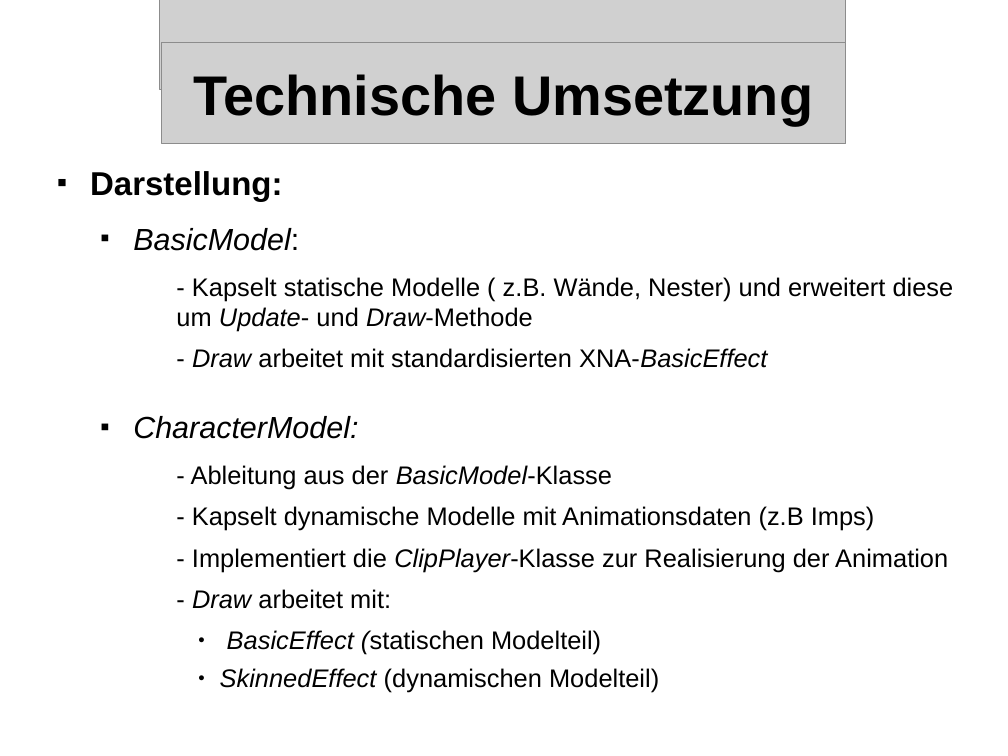
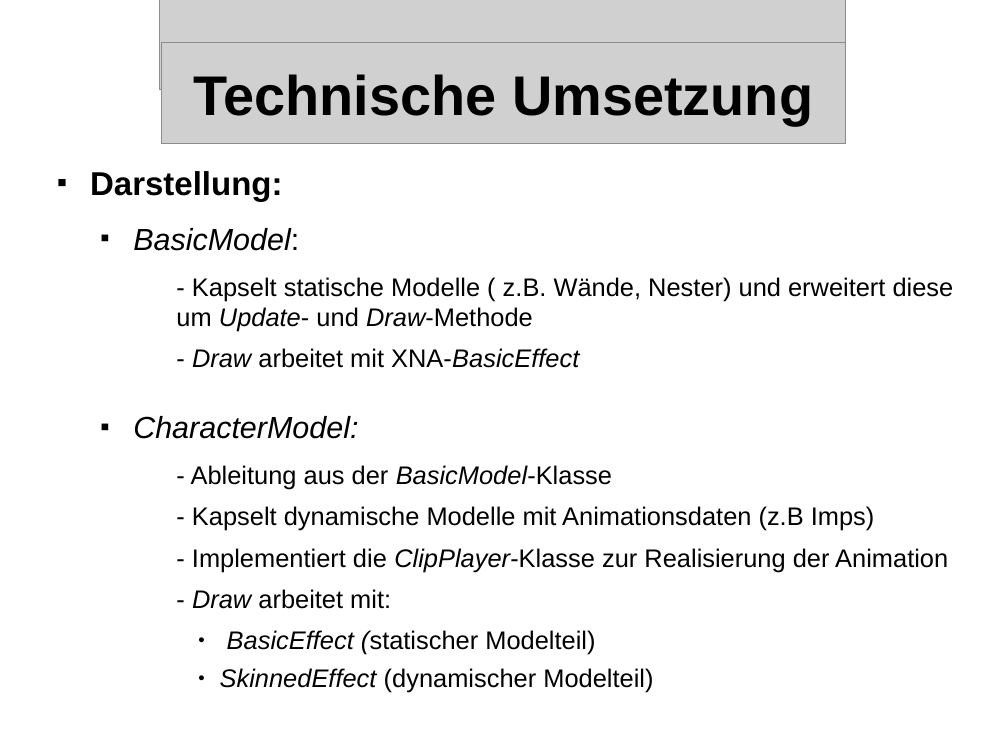
Before and after one commit to streber91/3D-Game-Project, a slide deck: slide 19 of Documents/Präsentationen/Underlord Abschlusspräsentation.odp (slide 21 before the commit). Drawn at 1008x756 pixels with LibreOffice and Linux fonts; fonts in the diff are those of the drawing; grey boxes stand for pictures; background and template pictures are left out. Boxes give left, top, right and bottom in pixels: in the first picture for what was removed or moved away, otherwise in the second. Text is boxed around its words. In the diff, an @@ line names an element or a change of style, - is before the commit and + after.

```diff
--- a/Documents/Präsentationen/Underlord Abschlusspräsentation.odp
+++ b/Documents/Präsentationen/Underlord Abschlusspräsentation.odp
@@ text at bbox=[192, 348, 579, 368]: text changed @@
-    - Draw arbeitet mit standardisierten XNA-BasicEffect
+    - Draw arbeitet mit XNA-BasicEffect
@@ text at bbox=[220, 630, 653, 693]: text changed @@
-      ● BasicEffect (statischen Modelteil)
-      ● SkinnedEffect (dynamischen Modelteil)
+      ● BasicEffect (statischer Modelteil)
+      ● SkinnedEffect (dynamischer Modelteil)
```
Also in this commit, not shown: 11 other slides changed, 5 slides added, 7 slides removed.
